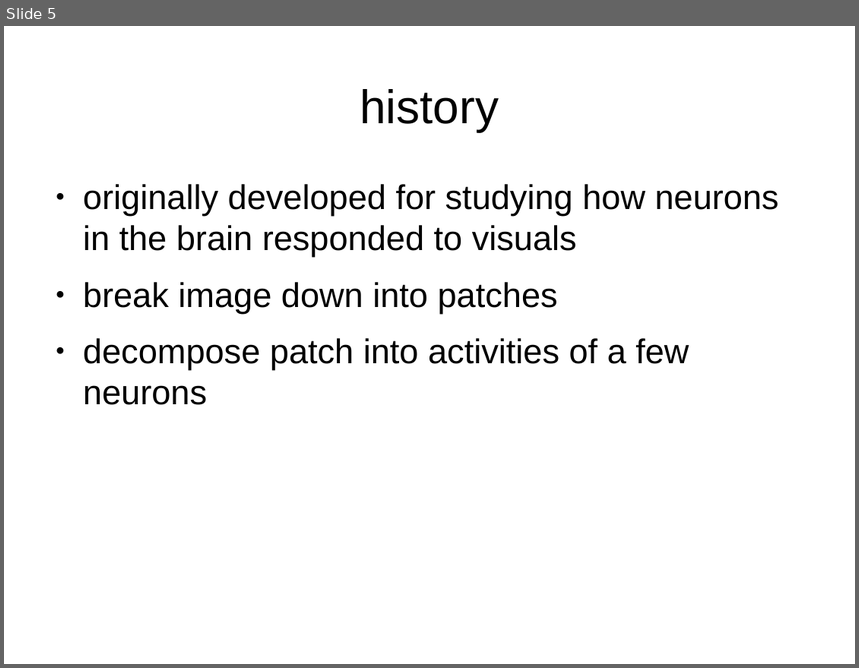
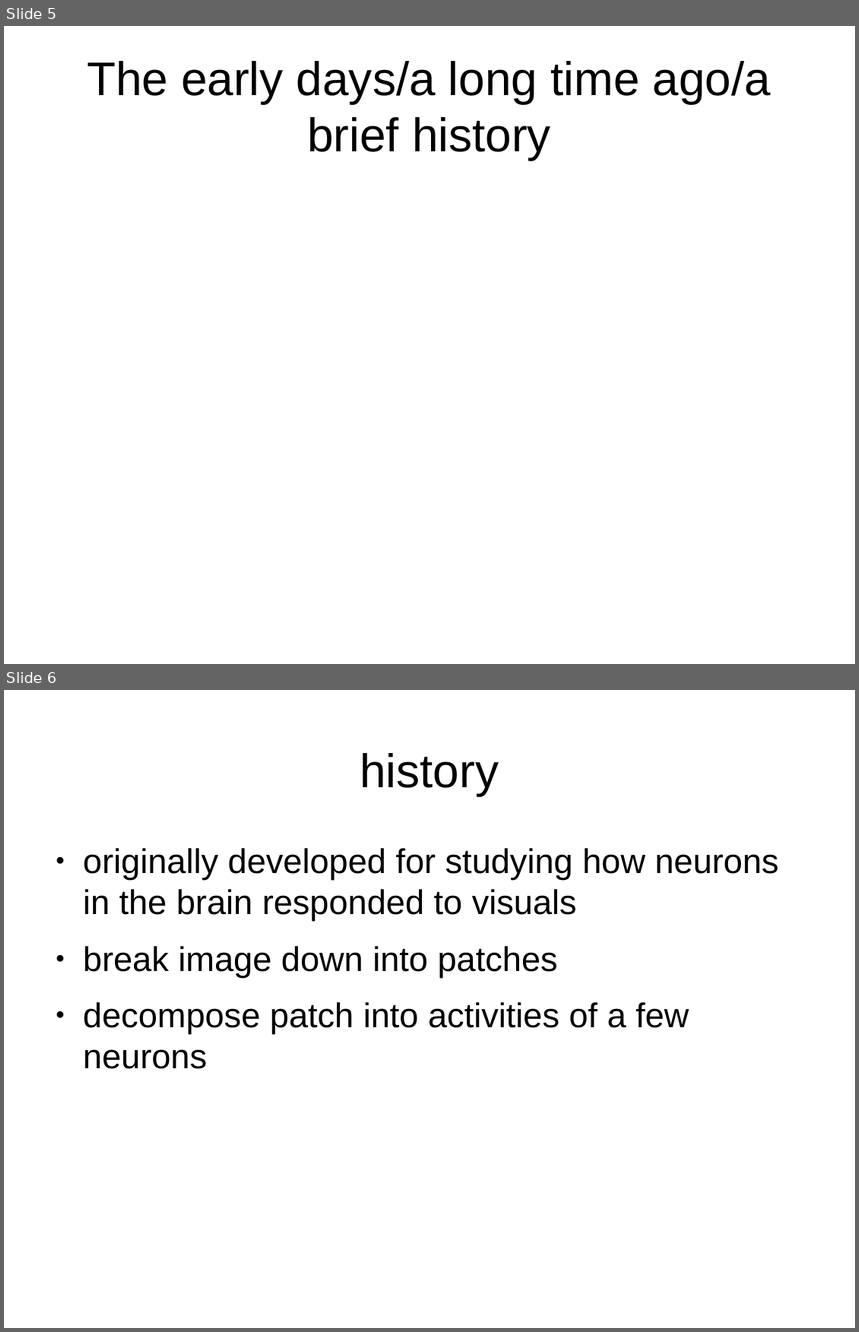
Before and after one commit to Sebu/sprs, a slide deck: progress_report/progress_report.odp. Shown one above the other, each under a label of ours: slide 5 before the commit, slides 5 and 6 after it. The pictures are 859x668 and 859x1332 pixels, drawn with LibreOffice and Linux fonts; fonts in the diff are those of the drawing. Boxes give left, top, right and bottom in pixels: in the first picture for what was removed or moved away, otherwise in the second. Text is boxed around its words. In the diff, an @@ line names an element or a change of style, - is before the commit and + after.

```diff
--- a/progress_report/progress_report.odp
+++ b/progress_report/progress_report.odp
@@ slide 5 added at [4,26,855,664], background #FFFFFF @@
@@ title added at [87,61,771,161], 44 pt, text #000000 @@
+The early days/a long time ago/a brief history
@@ what was slide 5 is now slide 6 @@
```
Also in this commit, not shown: 2 slides changed, 2 other slides added.
